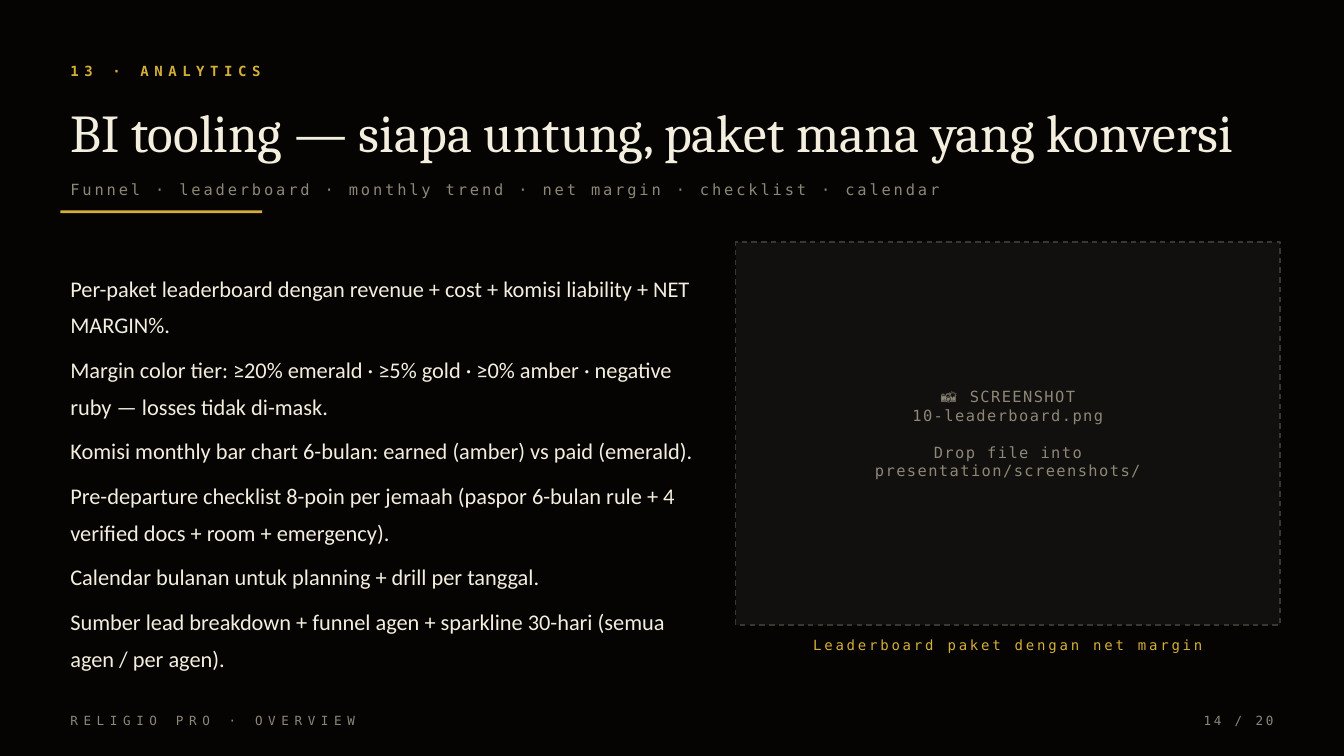
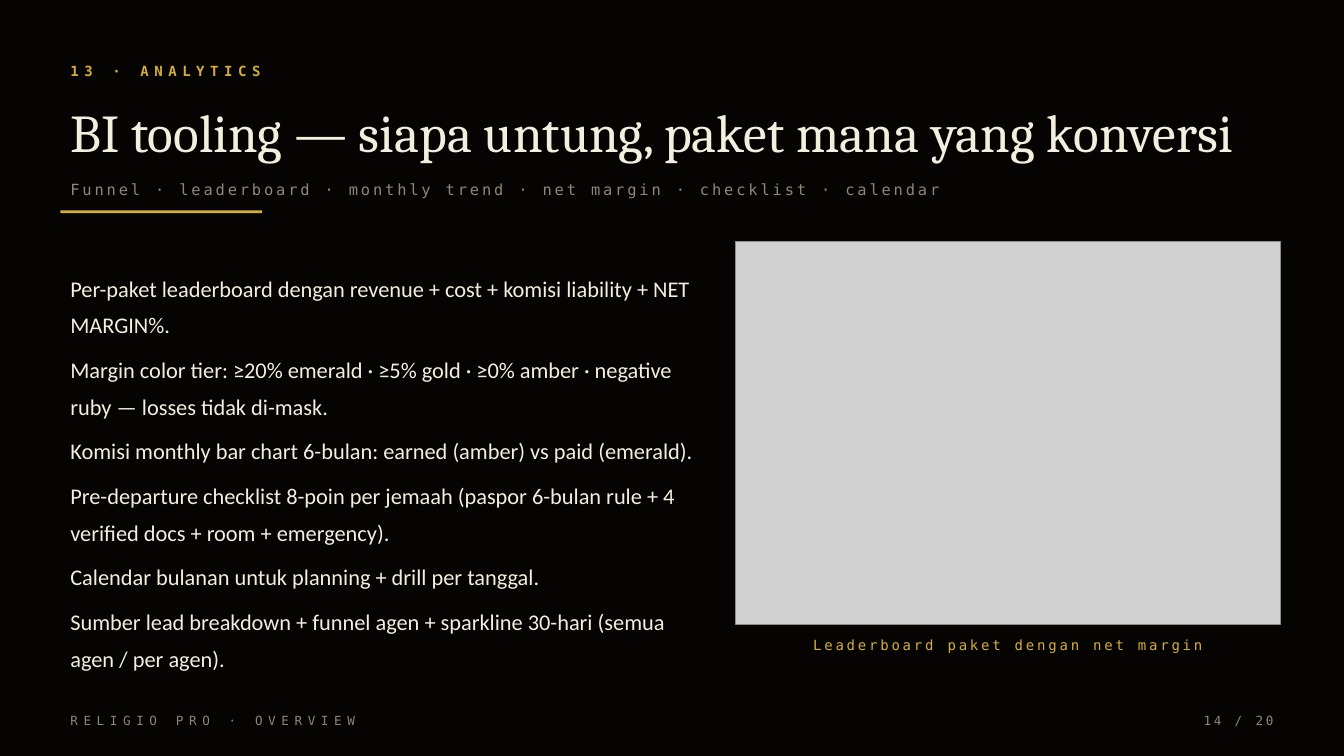
Before and after one commit to galihsidik86/travel, a slide deck: slide 14 of presentation/religio-pro.pptx. Drawn at 1344x756 pixels with LibreOffice and Linux fonts; fonts in the diff are those of the drawing; grey boxes stand for pictures. Boxes give left, top, right and bottom in pixels: in the first picture for what was removed or moved away, otherwise in the second. Text is boxed around its words. In the diff, an @@ line names an element or a change of style, - is before the commit and + after.

```diff
--- a/presentation/religio-pro.pptx
+++ b/presentation/religio-pro.pptx
@@ rectangle removed at (736, 242, 1280, 625) @@
@@ picture added at (736, 242, 1280, 625) @@
@@ text removed at (875, 390, 1140, 479) @@
-📸 SCREENSHOT
-10-leaderboard.png
-Drop file into
-presentation/screenshots/
```
Also in this commit, not shown: 7 other slides changed, 4 other files.
